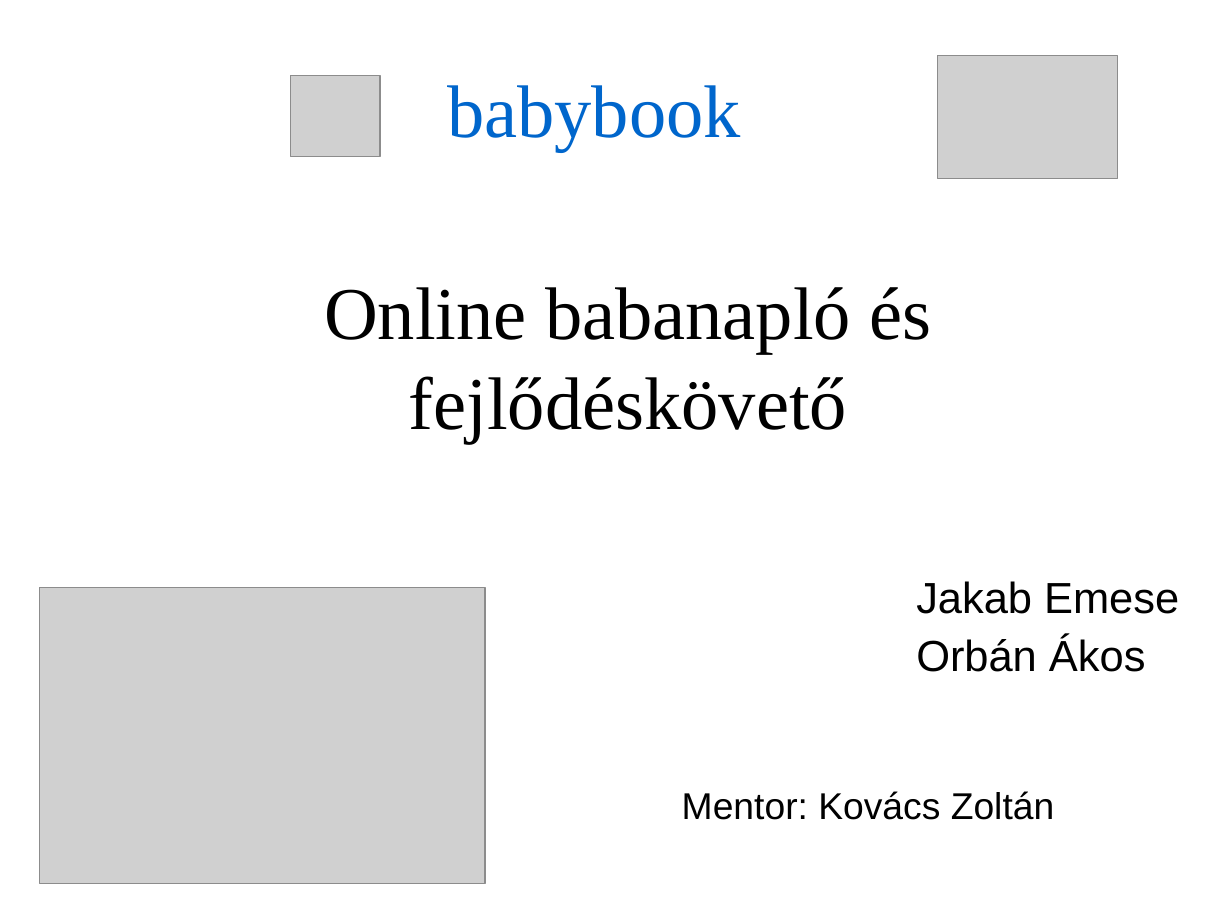
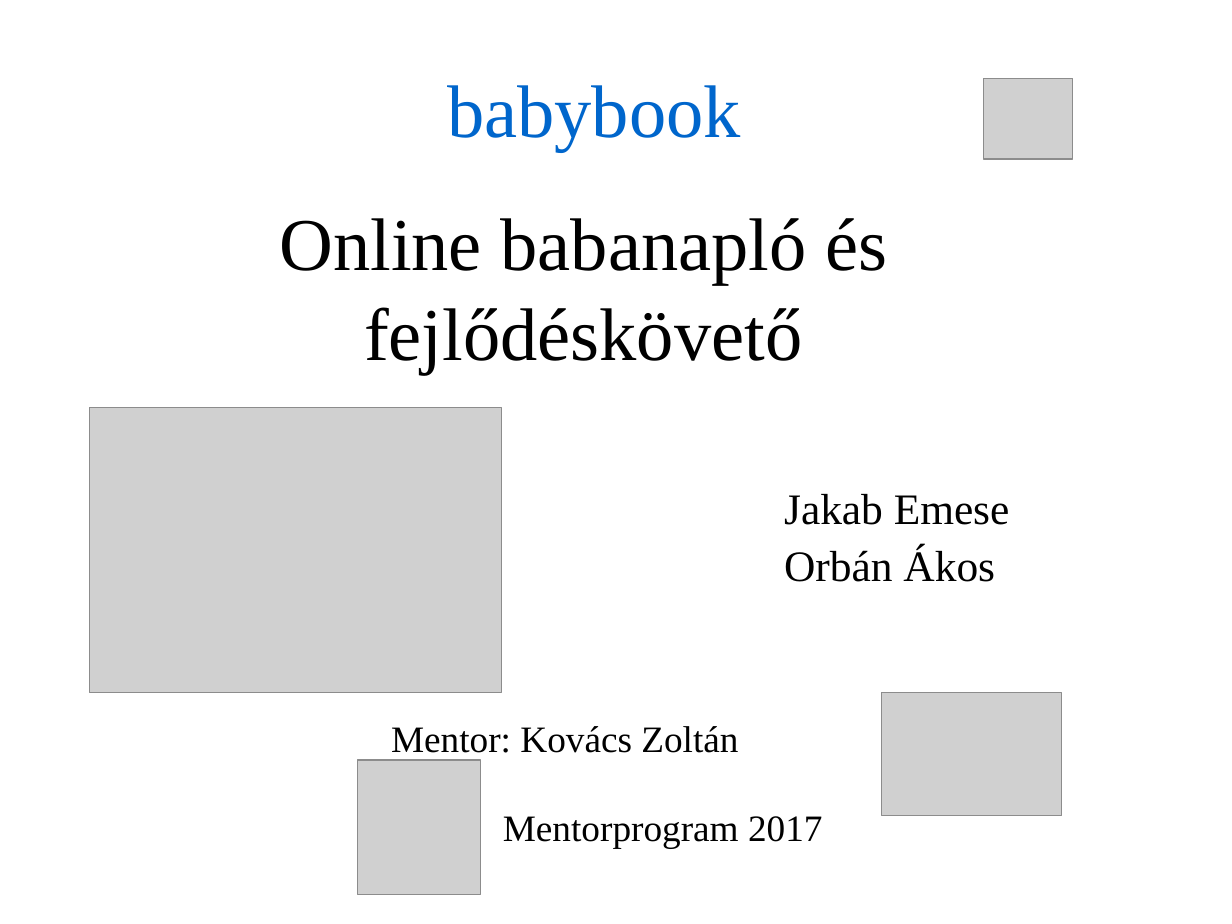
Before and after one commit to necrology27/babybook, a slide deck: slide 1 of prezentation/1. LeadingSoft_projekt.ppt. Drawn at 1232x924 pixels with LibreOffice and Linux fonts; fonts in the diff are those of the drawing; grey boxes stand for pictures; background and template pictures are left out. Boxes give left, top, right and bottom in pixels: in the first picture for what was removed or moved away, otherwise in the second. Text is boxed around its words. In the diff, an @@ line names an element or a change of style, - is before the commit and + after.

```diff
--- a/prezentation/1. LeadingSoft_projekt.ppt
+++ b/prezentation/1. LeadingSoft_projekt.ppt
@@ picture: place and size @@
-picture at bbox=[291, 76, 380, 157]
+picture at bbox=[984, 78, 1073, 159]
@@ text "Online babanapló és fejlődéskövető": place and size @@
-text "Online babanapló és fejlődéskövető" at bbox=[324, 287, 932, 443]
+text "Online babanapló és fejlődéskövető" at bbox=[279, 218, 887, 374]
@@ picture: place and size @@
-picture at bbox=[40, 587, 485, 883]
+picture at bbox=[89, 408, 501, 693]
@@ text "Jakab Emese": place and size @@
-text "Jakab Emese" at bbox=[916, 581, 1179, 672]
+text "Jakab Emese" at bbox=[784, 494, 1010, 582]
@@ text "Jakab Emese" at bbox=[784, 494, 1010, 582]: font Arial to Times New Roman @@
@@ text "Mentor: Kovács Zoltán" at bbox=[391, 726, 738, 753]: font Arial to Times New Roman @@
@@ text "Mentor: Kovács Zoltán": place and size @@
-text "Mentor: Kovács Zoltán" at bbox=[682, 791, 1054, 820]
+text "Mentor: Kovács Zoltán" at bbox=[391, 726, 738, 753]
@@ picture: place and size @@
-picture at bbox=[938, 56, 1118, 179]
+picture at bbox=[882, 693, 1062, 816]
@@ picture added at bbox=[358, 760, 481, 894] @@
@@ text added at bbox=[503, 816, 823, 848], 24 pt, text #000000 @@
+Mentorprogram 2017
```
Also in this commit, not shown: 3 other slides changed, 5 slides added, 6 slides removed, 11 other files.
